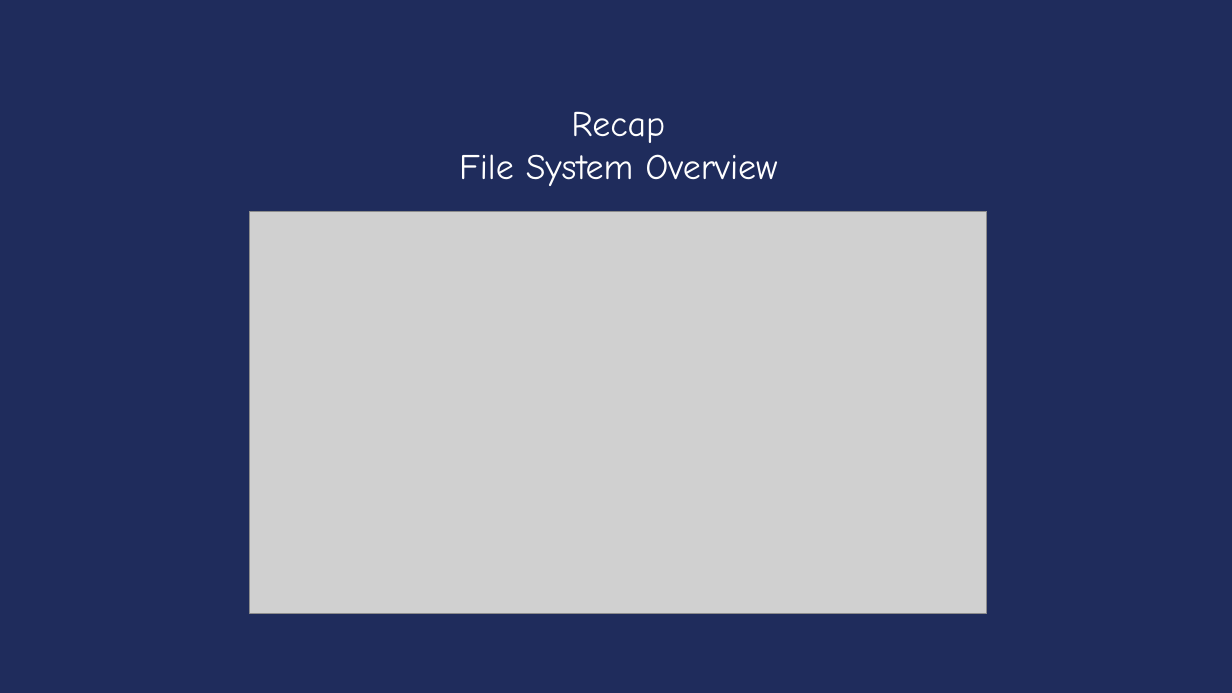
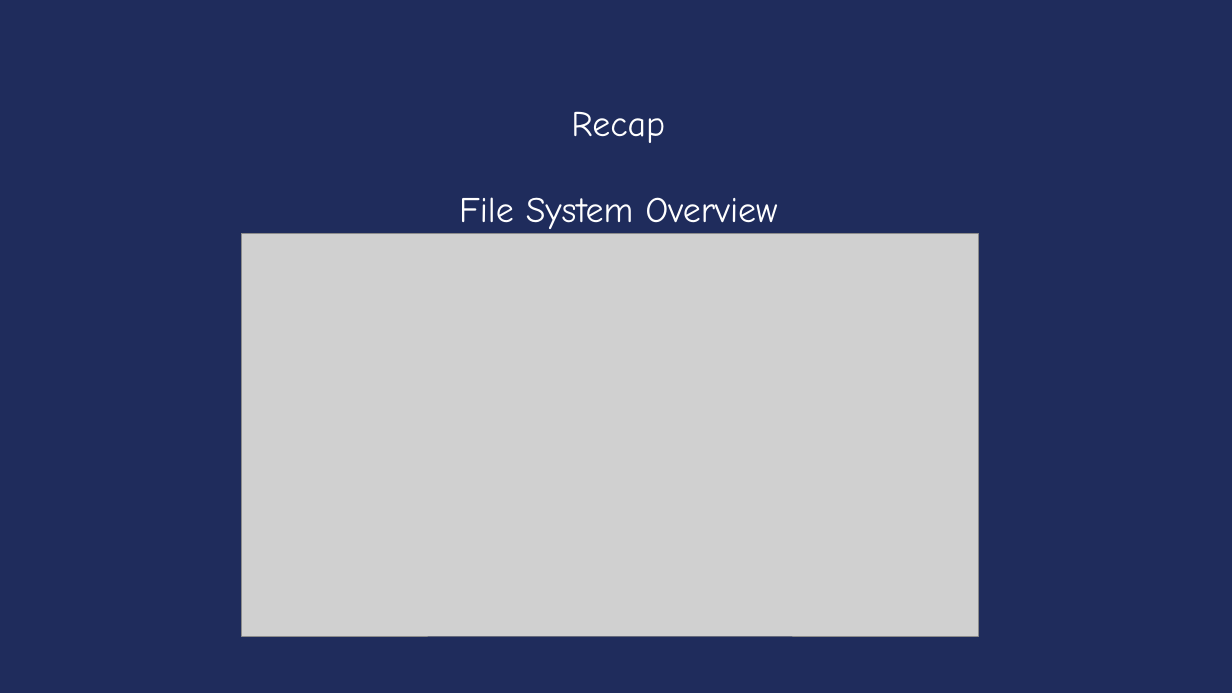
Before and after one commit to Rpersie/xv6-course, a slide deck: slide 3 of yale/ppt/ppt-english/Lecture12-Devices and IO.ppt. Drawn at 1232x693 pixels with LibreOffice and Linux fonts; fonts in the diff are those of the drawing; grey boxes stand for pictures. Boxes give left, top, right and bottom in pixels: in the first picture for what was removed or moved away, otherwise in the second. Text is boxed around its words. In the diff, an @@ line names an element or a change of style, - is before the commit and + after.

```diff
--- a/yale/ppt/ppt-english/Lecture12-Devices and IO.ppt
+++ b/yale/ppt/ppt-english/Lecture12-Devices and IO.ppt
@@ text "Recap" rewrapped from (x1=459, y1=111, x2=777, y2=186) to (x1=459, y1=111, x2=777, y2=234) @@
@@ picture moved from (x1=249, y1=211, x2=986, y2=612) to (x1=241, y1=234, x2=978, y2=635) @@
```
Also in this commit, not shown: 34 other slides changed, 16 other files.
